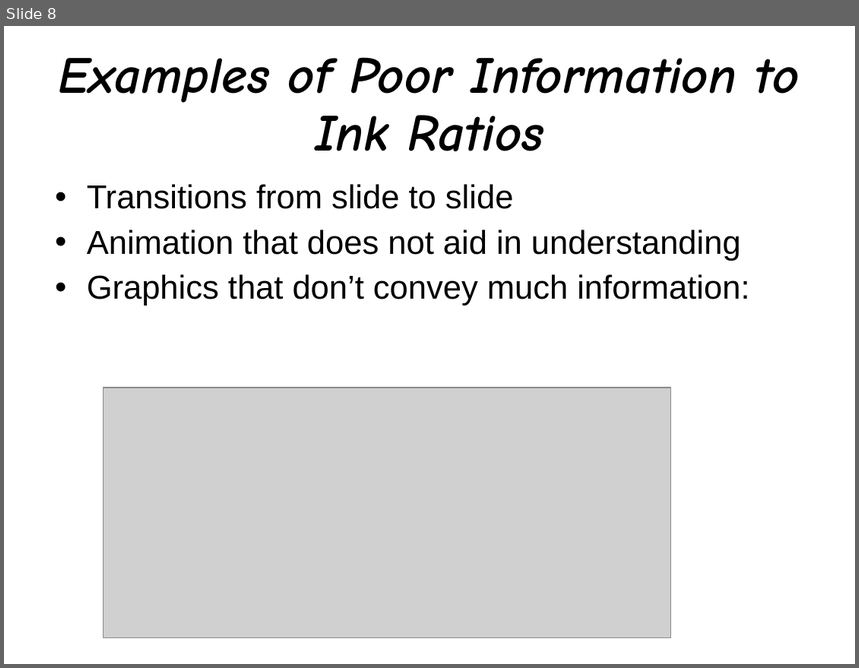
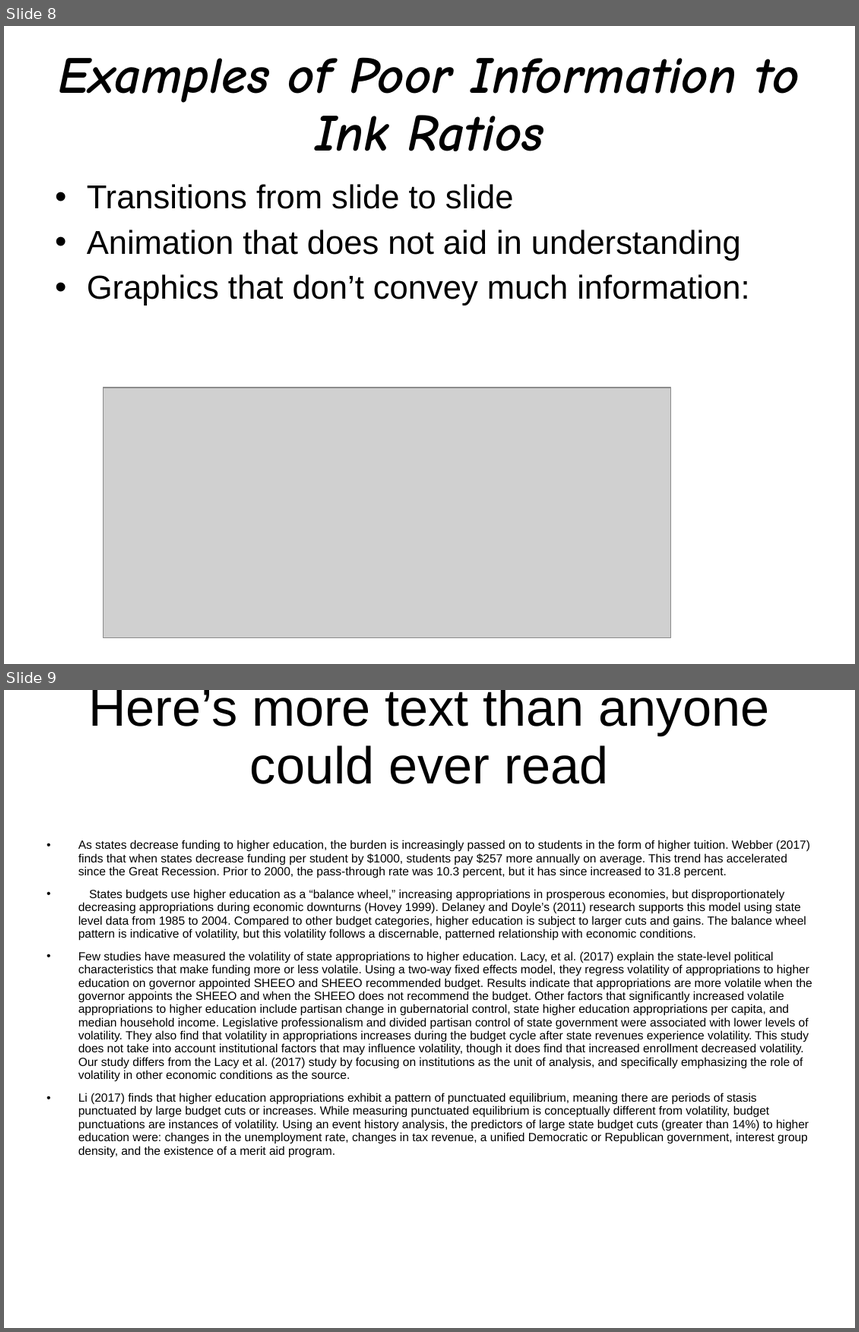
Before and after one commit to wdoyle42/lpo_prac, a slide deck: lessons/su_01_presentations/presentations.pptx. Shown one above the other, each under a label of ours: slide 8 before the commit, slides 8 and 9 after it. The pictures are 859x668 and 859x1332 pixels, drawn with LibreOffice and Linux fonts; fonts in the diff are those of the drawing; grey boxes stand for pictures. Boxes give left, top, right and bottom in pixels: in the first picture for what was removed or moved away, otherwise in the second. Text is boxed around its words. In the diff, an @@ line names an element or a change of style, - is before the commit and + after.

```diff
--- a/lessons/su_01_presentations/presentations.pptx
+++ b/lessons/su_01_presentations/presentations.pptx
@@ slide 9 added at [4,690,855,1328], background #FFFFFF @@
@@ title added at [88,690,769,784], 44 pt, text #000000 @@
+Here’s more text than anyone could ever read
@@ text added at [78,840,813,1157], 10 pt, text #000000 @@
+• As states decrease funding to higher education, the burden is increasingly passed on to students in the form of higher tuition. Webber (2017) finds that when states decrease funding per student by $1000, students pay $257 more annually on average. This trend has accelerated since the Great Recession. Prior to 2000, the pass-through rate was 10.3 percent, but it has since increased to 31.8 percent.
+• States budgets use higher education as a “balance wheel,” increasing appropriations in prosperous economies, but disproportionately decreasing appropriations during economic downturns (Hovey 1999). Delaney and Doyle’s (2011) research supports this model using state level data from 1985 to 2004. Compared to other budget categories, higher education is subject to larger cuts and gains. The balance wheel pattern is indicative of volatility, but this volatility follows a discernable, patterned relationship with economic conditions.
+• Few studies have measured the volatility of state appropriations to higher education. Lacy, et al. (2017) explain the state-level political characteristics that make funding more or less volatile. Using a two-way fixed effects model, they regress volatility of appropriations to higher education on governor appointed SHEEO and SHEEO recommended budget. Results indicate that appropriations are more volatile when the governor appoints the SHEEO and when the SHEEO does not recommend the budget. Other factors that significantly increased volatile appropriations to higher education include partisan change in gubernatorial control, state higher education appropriations per capita, and median household income. Legislative professionalism and divided partisan control of state government were associated with lower levels of volatility. They also find that volatility in appropriations increases during the budget cycle after state revenues experience volatility. This study does not take into account institutional factors that may influence volatility, though it does find that increased enrollment decreased volatility. Our study differs from the Lacy et al. (2017) study by focusing on institutions as the unit of analysis, and specifically emphasizing the role of volatility in other economic conditions as the source.
+• Li (2017) finds that higher education appropriations exhibit a pattern of punctuated equilibrium, meaning there are periods of stasis punctuated by large budget cuts or increases. While measuring punctuated equilibrium is conceptually different from volatility, budget punctuations are instances of volatility. Using an event history analysis, the predictors of large state budget cuts (greater than 14%) to higher education were: changes in the unemployment rate, changes in tax revenue, a unified Democratic or Republican government, interest group density, and the existence of a merit aid program.
```
Also in this commit, not shown: 1 slide changed, 2 other slides added, 1 other file.
